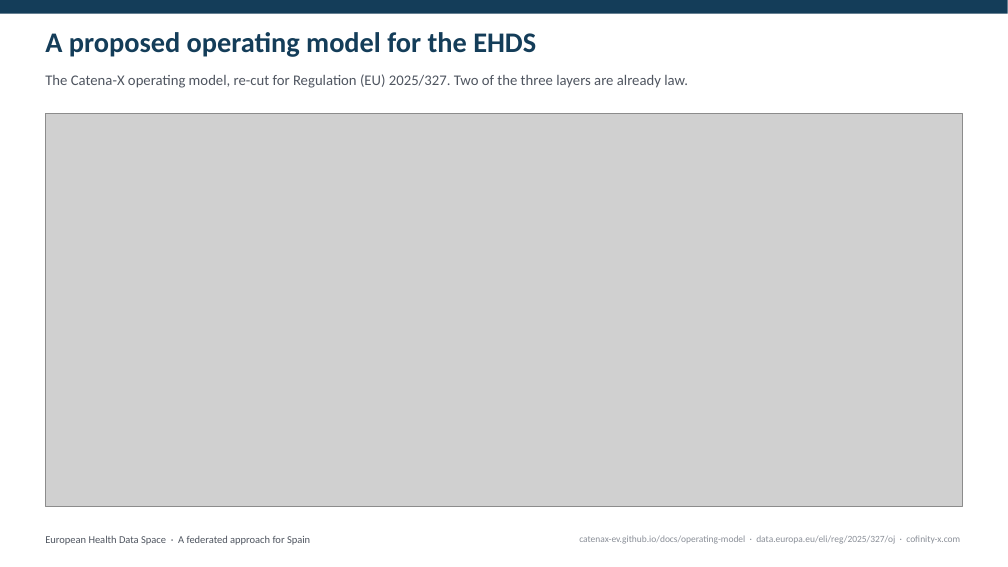
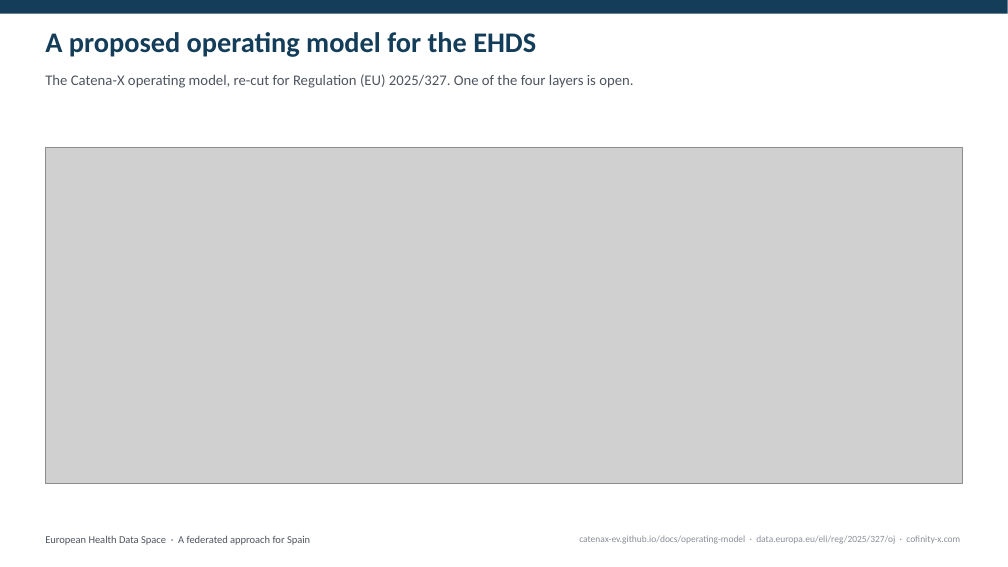
Before and after one commit to ma3u/MinimumViableHealthDataspacev2, a slide deck: slide 4 of docs/demos/spain-ehds-5-slides.pptx. Drawn at 1008x567 pixels with LibreOffice and Linux fonts; fonts in the diff are those of the drawing; grey boxes stand for pictures. Boxes give left, top, right and bottom in pixels: in the first picture for what was removed or moved away, otherwise in the second. Text is boxed around its words. In the diff, an @@ line names an element or a change of style, - is before the commit and + after.

Commit message:
docs(diagram): the slide version of the operating model is an overview, not the document
It was the reference diagram at a wider aspect ratio, which meant five bands,
nineteen boxes, a paragraph in each, an article list on every line, bilingual
subtitles and its own title block on a slide that already had a title. Legible
and unreadable at the same time.

Reduced to the three questions a room can hold while somebody talks over it: who
holds each layer, what is on it, and which layer is actually open. Boxes become
chips of two or three words, the per-box paragraphs go, the article lists
collapse to one line per band, and the service map folds into the operating
company's own row because on a slide it was a second reading of the same thing.
Four bands instead of five, and the type roughly doubles.

The 1.3:1 reference version is untouched and still carries the detail. It is
what the issue embeds and what a reader with their own pace should get.

```diff
--- a/docs/demos/spain-ehds-5-slides.pptx
+++ b/docs/demos/spain-ehds-5-slides.pptx
@@ text at bbox=[45, 74, 633, 88]: text changed @@
-The Catena-X operating model, re-cut for Regulation (EU) 2025/327. Two of the three layers are already law.
+The Catena-X operating model, re-cut for Regulation (EU) 2025/327. One of the four layers is open.
@@ picture: place and size @@
-picture at bbox=[45, 113, 963, 507]
+picture at bbox=[45, 147, 963, 484]
```
Also in this commit, not shown: 5 other files.
